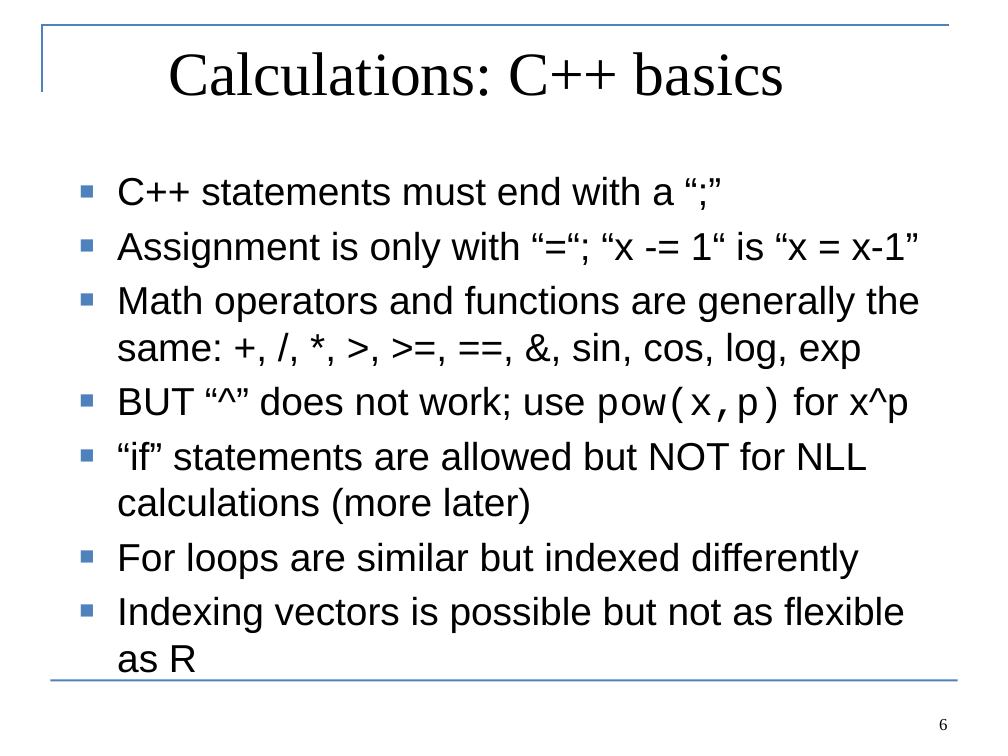
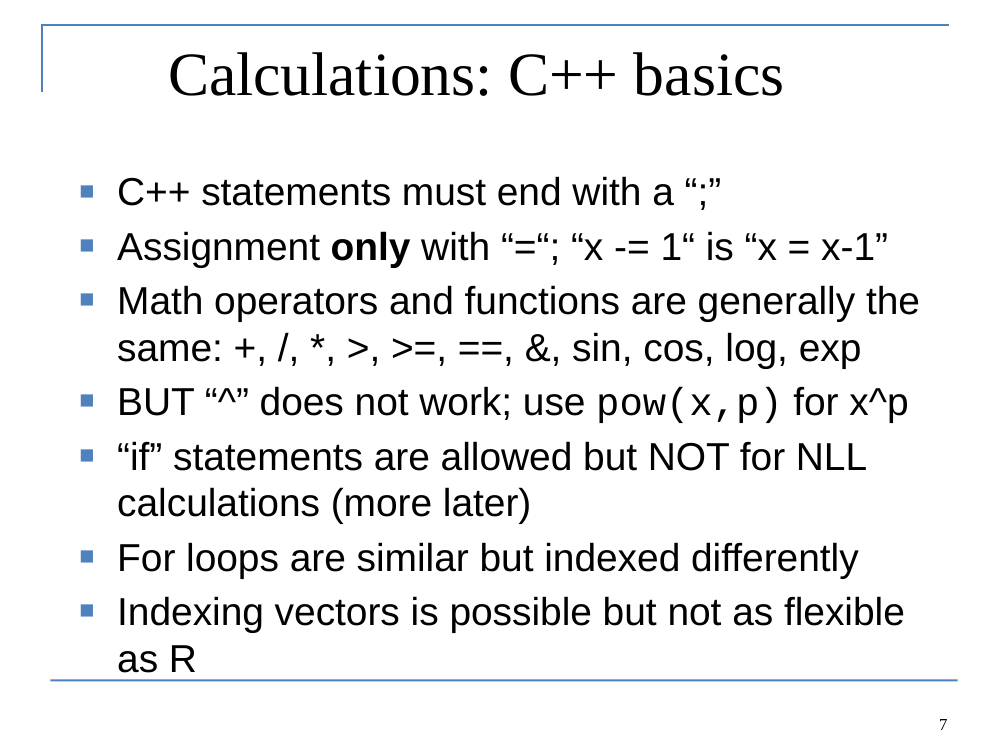
Before and after one commit to Cole-Monnahan-NOAA/tmb_workshop, a slide deck: slide 7 of day2/lecture2_TMB_syntax_eng.pptx (slide 6 before the commit). Drawn at 1008x756 pixels with LibreOffice and Linux fonts; fonts in the diff are those of the drawing. Boxes give left, top, right and bottom in pixels: in the first picture for what was removed or moved away, otherwise in the second. Text is boxed around its words. In the diff, an @@ line names an element or a change of style, - is before the commit and + after.

```diff
--- a/day2/lecture2_TMB_syntax_eng.pptx
+++ b/day2/lecture2_TMB_syntax_eng.pptx
@@ text at box(117, 231, 888, 267): text changed @@
-■ Assignment is only with “=“; “x -= 1“ is “x = x-1”
+■ Assignment only with “=“; “x -= 1“ is “x = x-1”
@@ page number at box(939, 719, 947, 730): text changed @@
-6
+7
```
Also in this commit, not shown: 7 other slides changed, 1 slide added, 1 slide removed, 1 other file.
